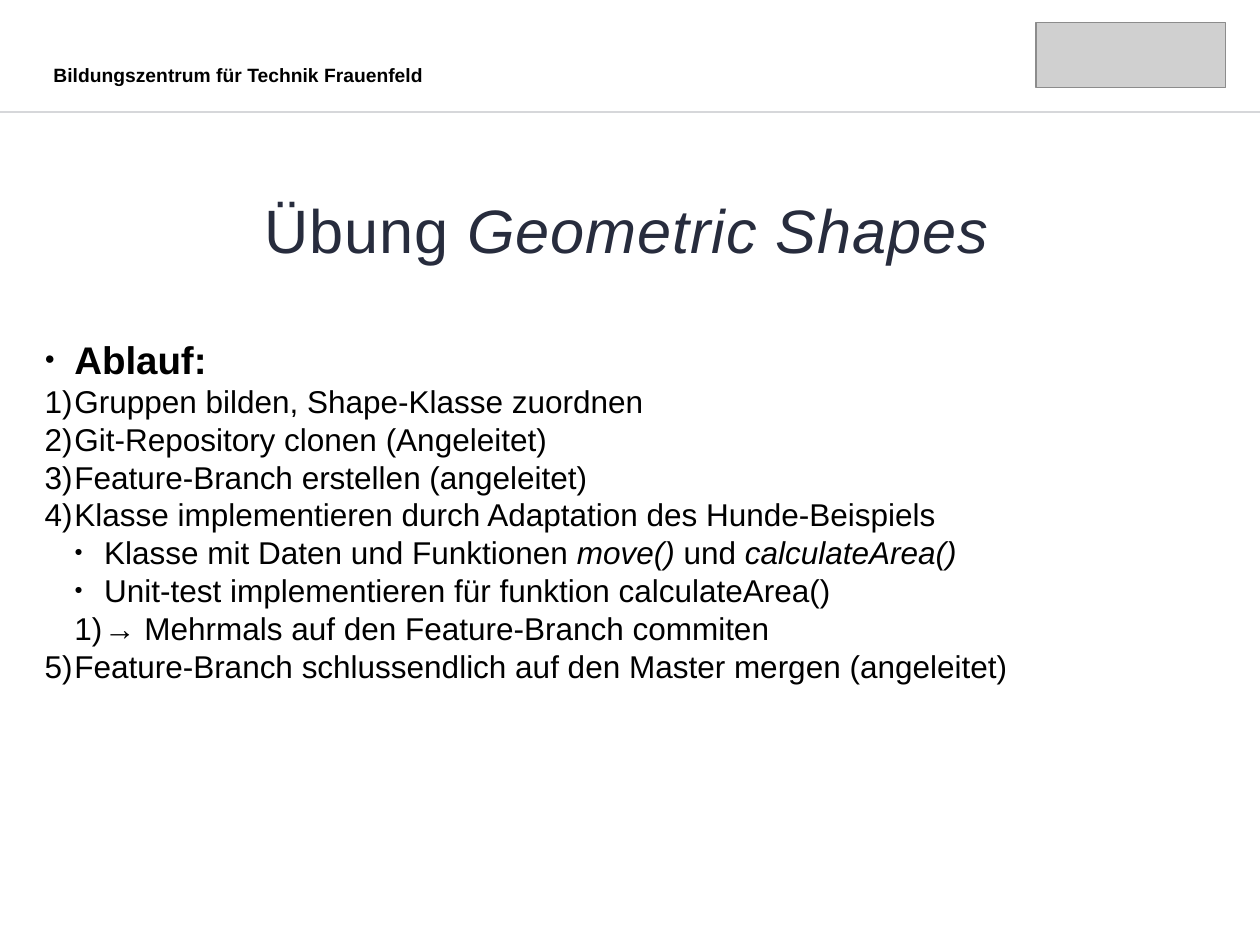
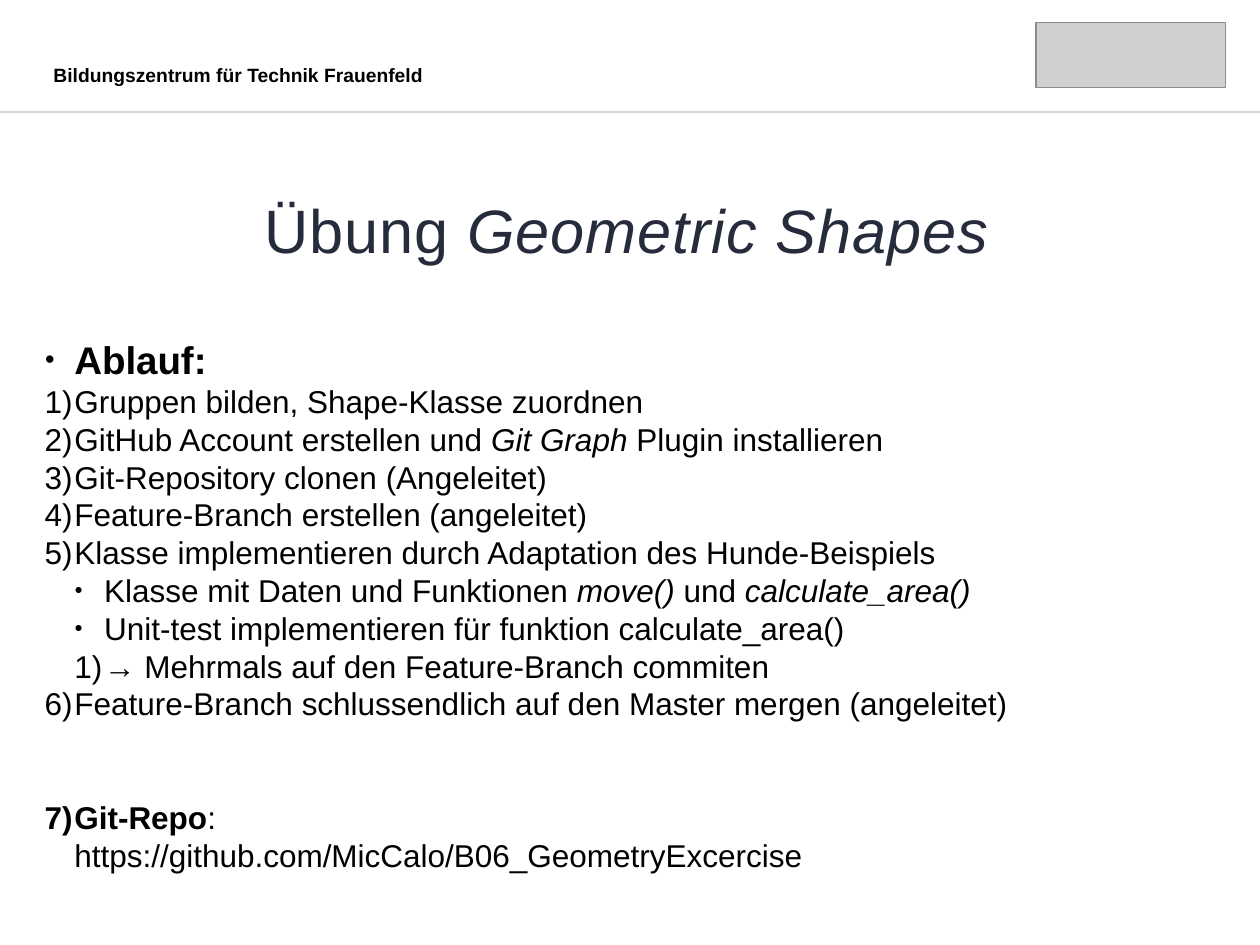
Before and after one commit to MicCalo/Applikationsentwicklung, a slide deck: slide 10 of Tag 7/Slides.odp (slide 9 before the commit). Drawn at 1260x945 pixels with LibreOffice and Linux fonts; fonts in the diff are those of the drawing; grey boxes stand for pictures. Boxes give left, top, right and bottom in pixels: in the first picture for what was removed or moved away, otherwise in the second. Text is boxed around its words. In the diff, an @@ line names an element or a change of style, - is before the commit and + after.

```diff
--- a/Tag 7/Slides.odp
+++ b/Tag 7/Slides.odp
@@ text at bbox=[45, 428, 884, 457]: paragraph added @@
+2) GitHub Account erstellen und Git Graph Plugin installieren
@@ text at bbox=[104, 579, 971, 646]: text changed @@
-  ● Klasse mit Daten und Funktionen move() und calculateArea()
-  ● Unit-test implementieren für funktion calculateArea()
+  ● Klasse mit Daten und Funktionen move() und calculate_area()
+  ● Unit-test implementieren für funktion calculate_area()
@@ text at bbox=[45, 806, 802, 873]: paragraph added @@
+7) Git-Repo:
+   https://github.com/MicCalo/B06_GeometryExcercise
```
Also in this commit, not shown: 3 other slides changed, 5 slides added, 1 slide removed, 12 other files.
